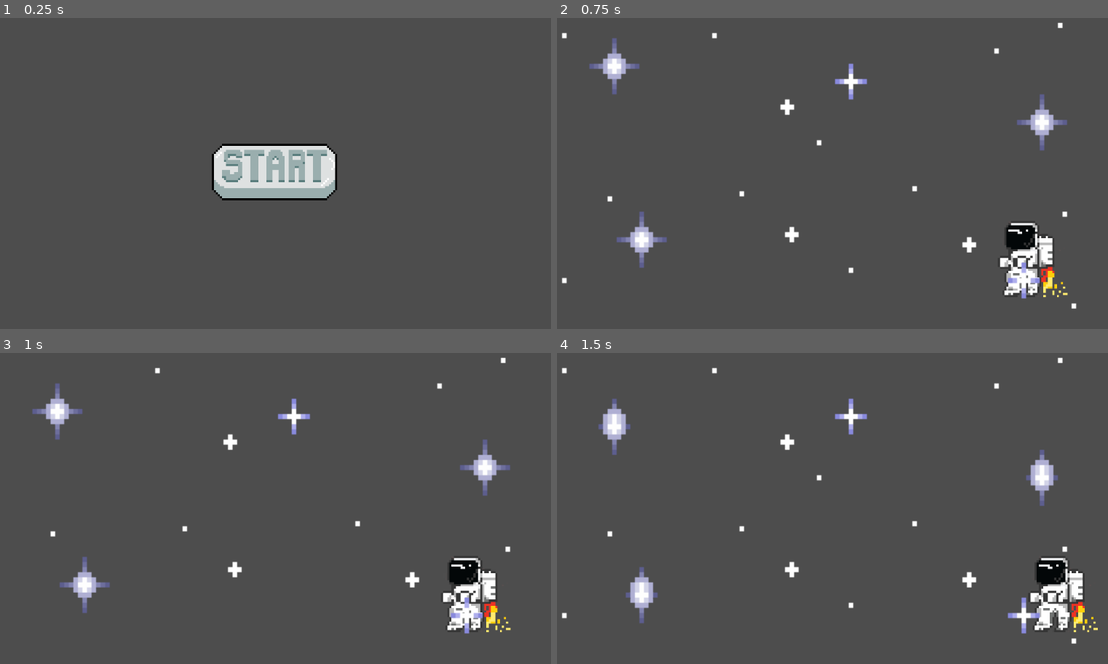
Above: before the commit, frames 1-4 (two rows, left to right).
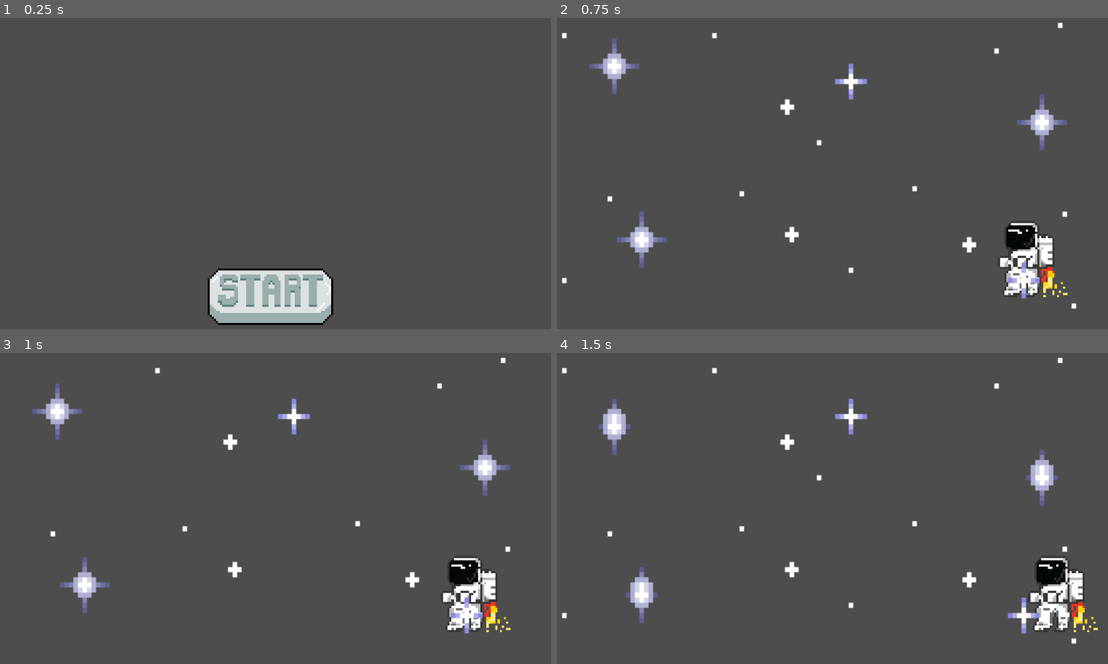
Above: after the commit, the same moments.

Repository: KTools2202/StarJump
Game: Godot game, scene res://scenes/start_button.tscn
Two runs of this game, one before a commit and one after it. Both use one fixed random seed, a clock stepped at 60 frames per second and the inputs below.
Inputs (mouse positions are in pixels of both pictures, inside the frame that each line leads up to; where the layout moved, square brackets give the same spot in the first picture):
- Up to frame 1 (0.25 s): no input
- Up to frame 2 (0.75 s): click (826, 297) [832, 173] at 0.5 s
- Up to frame 3 (1 s): no input
- Up to frame 4 (1.5 s): hold Right (ui_right) from 1.28 s (still down)

The runs differ from the first frame. In frame 1, 8.0% of the frame differs, in the area x 37-62%, y 40-99%; in frame 2, nothing differs; in frame 3, nothing differs; in frame 4, nothing differs.

Commit message:
fix: offset start button for background

Diff:
--- a/scenes/start_button.tscn
+++ b/scenes/start_button.tscn
@@ -19,10 +19,9 @@
 
 [node name="TextureButton" type="TextureButton" parent="."]
 layout_mode = 0
-offset_left = 8.0
-offset_top = -242.0
-offset_right = 264.0
-offset_bottom = -114.0
+offset_top = 5.0
+offset_right = 256.0
+offset_bottom = 133.0
 action_mode = 0
 texture_normal = ExtResource("1_u3ucj")
 texture_pressed = ExtResource("2_32y8s")
